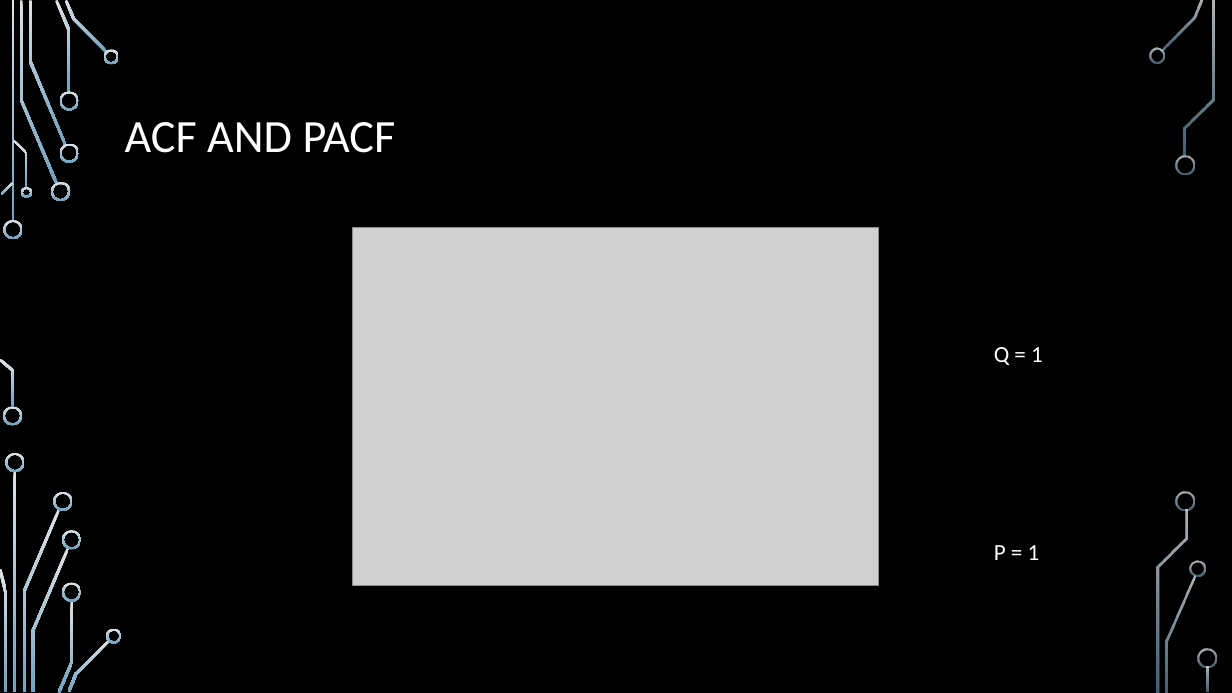
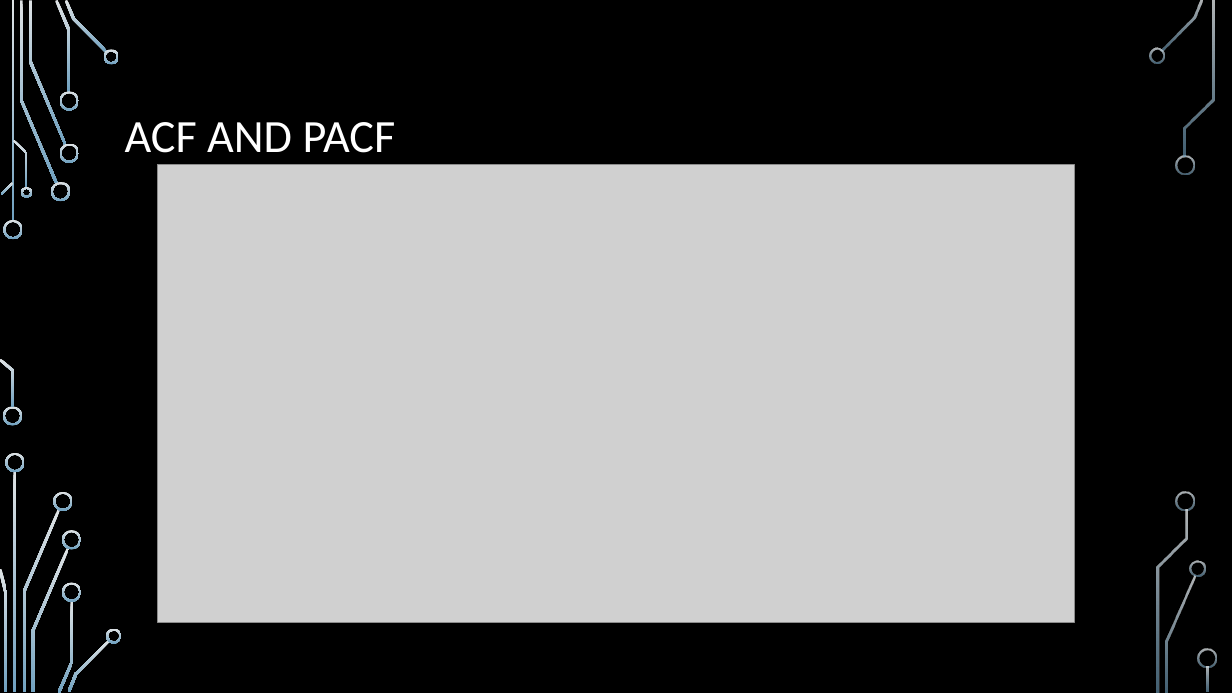
Before and after one commit to praveenaaaron/Dominos---Predictive-Purchase-Order-System, a slide deck: slide 7 of Dominos - Predictive Purchase Order System.pptx. Drawn at 1232x693 pixels with LibreOffice and Linux fonts; fonts in the diff are those of the drawing; grey boxes stand for pictures; background and template pictures are left out. Boxes give left, top, right and bottom in pixels: in the first picture for what was removed or moved away, otherwise in the second. Text is boxed around its words. In the diff, an @@ line names an element or a change of style, - is before the commit and + after.

```diff
--- a/Dominos - Predictive Purchase Order System.pptx
+++ b/Dominos - Predictive Purchase Order System.pptx
@@ picture added at bbox=[157, 165, 1075, 622] @@
@@ picture removed at bbox=[353, 227, 879, 585] @@
@@ text removed at bbox=[994, 347, 1043, 365] @@
-Q = 1
@@ text removed at bbox=[994, 545, 1040, 560] @@
-P = 1
```
Also in this commit, not shown: 8 other slides changed.
